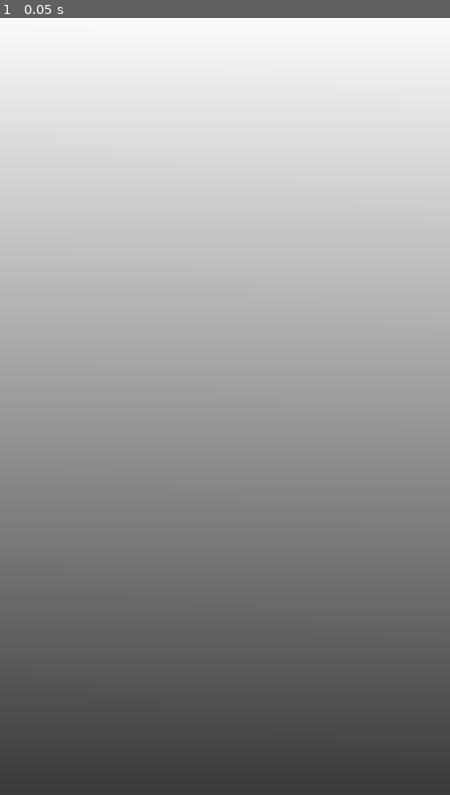
Above: before the commit, frame 1.
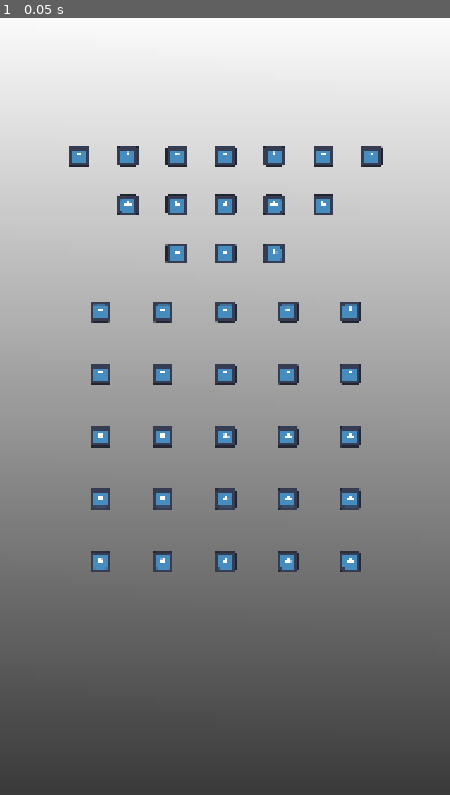
Above: after the commit, the same moment.

Repository: LeYohan-rgb/komikan
Game: Godot game, scene res://Scenes/game_scene.tscn
Same seed, same stepped clock (60 frames per second), same inputs: the game is played once before the commit and once after it. This scene is started directly instead of the project's main scene. The engine's default icon, where the game draws it, is replaced by a stand-in: a white triangle on a blue panel in a dark square.
Inputs:
- Up to frame 1 (0.05 s): no input

The runs differ from the first frame. In frame 1, 5.0% of the frame differs, in the area x 15-86%, y 16-72%.

Commit message:
Made board layout

Diff:
--- a/Scenes/game_scene.tscn
+++ b/Scenes/game_scene.tscn
@@ -1,4 +1,6 @@
 [gd_scene format=3 uid="uid://hutq0vv3okvx"]
+
+[ext_resource type="PackedScene" uid="uid://bcea2io7e6nmc" path="res://Scenes/tile.tscn" id="1_x87qo"]
 
 [sub_resource type="Gradient" id="Gradient_oqyrl"]
 colors = PackedColorArray(0.23031491, 0.23031494, 0.23031494, 1, 1, 1, 1, 1)
@@ -27,3 +29,228 @@
 grow_horizontal = 2
 grow_vertical = 2
 theme_override_styles/panel = SubResource("StyleBoxTexture_x87qo")
+
+[node name="game_scene_layout" type="VBoxContainer" parent="." unique_id=1580218819]
+layout_mode = 1
+anchors_preset = 15
+anchor_right = 1.0
+anchor_bottom = 1.0
+grow_horizontal = 2
+grow_vertical = 2
+
+[node name="HBoxContainer" type="HBoxContainer" parent="game_scene_layout" unique_id=1785095648]
+layout_mode = 2
+size_flags_vertical = 3
+
+[node name="board_layout" type="VBoxContainer" parent="game_scene_layout" unique_id=1897810373]
+layout_mode = 2
+size_flags_vertical = 3
+size_flags_stretch_ratio = 5.0
+
+[node name="triangle_board" type="GridContainer" parent="game_scene_layout/board_layout" unique_id=723485615]
+layout_mode = 2
+size_flags_horizontal = 4
+size_flags_vertical = 6
+theme_override_constants/h_separation = 67
+columns = 7
+
+[node name="GridContainer" type="GridContainer" parent="game_scene_layout/board_layout/triangle_board" unique_id=1292081795]
+layout_mode = 2
+theme_override_constants/v_separation = 67
+
+[node name="tile" parent="game_scene_layout/board_layout/triangle_board/GridContainer" unique_id=1331111654 instance=ExtResource("1_x87qo")]
+custom_minimum_size = Vector2(50, 50)
+layout_mode = 2
+
+[node name="GridContainer2" type="GridContainer" parent="game_scene_layout/board_layout/triangle_board" unique_id=1380362969]
+layout_mode = 2
+theme_override_constants/v_separation = 67
+
+[node name="tile" parent="game_scene_layout/board_layout/triangle_board/GridContainer2" unique_id=1472585669 instance=ExtResource("1_x87qo")]
+custom_minimum_size = Vector2(50, 50)
+layout_mode = 2
+
+[node name="tile2" parent="game_scene_layout/board_layout/triangle_board/GridContainer2" unique_id=1345619771 instance=ExtResource("1_x87qo")]
+custom_minimum_size = Vector2(50, 50)
+layout_mode = 2
+
+[node name="GridContainer3" type="GridContainer" parent="game_scene_layout/board_layout/triangle_board" unique_id=1370903868]
+layout_mode = 2
+theme_override_constants/v_separation = 67
+
+[node name="tile" parent="game_scene_layout/board_layout/triangle_board/GridContainer3" unique_id=624398797 instance=ExtResource("1_x87qo")]
+custom_minimum_size = Vector2(50, 50)
+layout_mode = 2
+
+[node name="tile2" parent="game_scene_layout/board_layout/triangle_board/GridContainer3" unique_id=1178471661 instance=ExtResource("1_x87qo")]
+custom_minimum_size = Vector2(50, 50)
+layout_mode = 2
+
+[node name="tile3" parent="game_scene_layout/board_layout/triangle_board/GridContainer3" unique_id=1534843323 instance=ExtResource("1_x87qo")]
+custom_minimum_size = Vector2(50, 50)
+layout_mode = 2
+
+[node name="GridContainer4" type="GridContainer" parent="game_scene_layout/board_layout/triangle_board" unique_id=1920645385]
+layout_mode = 2
+theme_override_constants/v_separation = 67
+
+[node name="tile" parent="game_scene_layout/board_layout/triangle_board/GridContainer4" unique_id=770614911 instance=ExtResource("1_x87qo")]
+custom_minimum_size = Vector2(50, 50)
+layout_mode = 2
+
+[node name="tile2" parent="game_scene_layout/board_layout/triangle_board/GridContainer4" unique_id=1647229703 instance=ExtResource("1_x87qo")]
+custom_minimum_size = Vector2(50, 50)
+layout_mode = 2
+
+[node name="tile3" parent="game_scene_layout/board_layout/triangle_board/GridContainer4" unique_id=508963051 instance=ExtResource("1_x87qo")]
+custom_minimum_size = Vector2(50, 50)
+layout_mode = 2
+
+[node name="GridContainer5" type="GridContainer" parent="game_scene_layout/board_layout/triangle_board" unique_id=1836124627]
+layout_mode = 2
+theme_override_constants/v_separation = 67
+
+[node name="tile" parent="game_scene_layout/board_layout/triangle_board/GridContainer5" unique_id=1111032601 instance=ExtResource("1_x87qo")]
+custom_minimum_size = Vector2(50, 50)
+layout_mode = 2
+
+[node name="tile2" parent="game_scene_layout/board_layout/triangle_board/GridContainer5" unique_id=101207105 instance=ExtResource("1_x87qo")]
+custom_minimum_size = Vector2(50, 50)
+layout_mode = 2
+
+[node name="tile3" parent="game_scene_layout/board_layout/triangle_board/GridContainer5" unique_id=303004866 instance=ExtResource("1_x87qo")]
+custom_minimum_size = Vector2(50, 50)
+layout_mode = 2
+
+[node name="GridContainer6" type="GridContainer" parent="game_scene_layout/board_layout/triangle_board" unique_id=869466926]
+layout_mode = 2
+theme_override_constants/v_separation = 67
+
+[node name="tile" parent="game_scene_layout/board_layout/triangle_board/GridContainer6" unique_id=332566670 instance=ExtResource("1_x87qo")]
+custom_minimum_size = Vector2(50, 50)
+layout_mode = 2
+
+[node name="tile2" parent="game_scene_layout/board_layout/triangle_board/GridContainer6" unique_id=1340308434 instance=ExtResource("1_x87qo")]
+custom_minimum_size = Vector2(50, 50)
+layout_mode = 2
+
+[node name="GridContainer7" type="GridContainer" parent="game_scene_layout/board_layout/triangle_board" unique_id=613261556]
+layout_mode = 2
+theme_override_constants/v_separation = 67
+
+[node name="tile" parent="game_scene_layout/board_layout/triangle_board/GridContainer7" unique_id=1364329826 instance=ExtResource("1_x87qo")]
+custom_minimum_size = Vector2(50, 50)
+layout_mode = 2
+
+[node name="big_square_board" type="GridContainer" parent="game_scene_layout/board_layout" unique_id=53629640]
+layout_mode = 2
+size_flags_horizontal = 4
+size_flags_vertical = 2
+size_flags_stretch_ratio = 2.0
+theme_override_constants/h_separation = 100
+theme_override_constants/v_separation = 100
+columns = 5
+
+[node name="tile" parent="game_scene_layout/board_layout/big_square_board" unique_id=2042005249 instance=ExtResource("1_x87qo")]
+custom_minimum_size = Vector2(50, 50)
+layout_mode = 2
+
+[node name="tile2" parent="game_scene_layout/board_layout/big_square_board" unique_id=1564875243 instance=ExtResource("1_x87qo")]
+custom_minimum_size = Vector2(50, 50)
+layout_mode = 2
+
+[node name="tile3" parent="game_scene_layout/board_layout/big_square_board" unique_id=1392585785 instance=ExtResource("1_x87qo")]
+custom_minimum_size = Vector2(50, 50)
+layout_mode = 2
+
+[node name="tile4" parent="game_scene_layout/board_layout/big_square_board" unique_id=83041954 instance=ExtResource("1_x87qo")]
+custom_minimum_size = Vector2(50, 50)
+layout_mode = 2
+
+[node name="tile5" parent="game_scene_layout/board_layout/big_square_board" unique_id=1776810209 instance=ExtResource("1_x87qo")]
+custom_minimum_size = Vector2(50, 50)
+layout_mode = 2
+
+[node name="tile6" parent="game_scene_layout/board_layout/big_square_board" unique_id=1561313850 instance=ExtResource("1_x87qo")]
+custom_minimum_size = Vector2(50, 50)
+layout_mode = 2
+
+[node name="tile7" parent="game_scene_layout/board_layout/big_square_board" unique_id=548505014 instance=ExtResource("1_x87qo")]
+custom_minimum_size = Vector2(50, 50)
+layout_mode = 2
+
+[node name="tile8" parent="game_scene_layout/board_layout/big_square_board" unique_id=1972821514 instance=ExtResource("1_x87qo")]
+custom_minimum_size = Vector2(50, 50)
+layout_mode = 2
+
+[node name="tile9" parent="game_scene_layout/board_layout/big_square_board" unique_id=1295841130 instance=ExtResource("1_x87qo")]
+custom_minimum_size = Vector2(50, 50)
+layout_mode = 2
+
+[node name="tile10" parent="game_scene_layout/board_layout/big_square_board" unique_id=1627703811 instance=ExtResource("1_x87qo")]
+custom_minimum_size = Vector2(50, 50)
+layout_mode = 2
+
+[node name="tile11" parent="game_scene_layout/board_layout/big_square_board" unique_id=272307940 instance=ExtResource("1_x87qo")]
+custom_minimum_size = Vector2(50, 50)
+layout_mode = 2
+
+[node name="tile12" parent="game_scene_layout/board_layout/big_square_board" unique_id=682307420 instance=ExtResource("1_x87qo")]
+custom_minimum_size = Vector2(50, 50)
+layout_mode = 2
+
+[node name="tile13" parent="game_scene_layout/board_layout/big_square_board" unique_id=406171312 instance=ExtResource("1_x87qo")]
+custom_minimum_size = Vector2(50, 50)
+layout_mode = 2
+
+[node name="tile14" parent="game_scene_layout/board_layout/big_square_board" unique_id=1778559568 instance=ExtResource("1_x87qo")]
+custom_minimum_size = Vector2(50, 50)
+layout_mode = 2
+
+[node name="tile15" parent="game_scene_layout/board_layout/big_square_board" unique_id=482054434 instance=ExtResource("1_x87qo")]
+custom_minimum_size = Vector2(50, 50)
+layout_mode = 2
+
+[node name="tile16" parent="game_scene_layout/board_layout/big_square_board" unique_id=1462957809 instance=ExtResource("1_x87qo")]
+custom_minimum_size = Vector2(50, 50)
+layout_mode = 2
+
+[node name="tile17" parent="game_scene_layout/board_layout/big_square_board" unique_id=628271975 instance=ExtResource("1_x87qo")]
+custom_minimum_size = Vector2(50, 50)
+layout_mode = 2
+
+[node name="tile18" parent="game_scene_layout/board_layout/big_square_board" unique_id=21111786 instance=ExtResource("1_x87qo")]
+custom_minimum_size = Vector2(50, 50)
+layout_mode = 2
+
+[node name="tile19" parent="game_scene_layout/board_layout/big_square_board" unique_id=942549088 instance=ExtResource("1_x87qo")]
+custom_minimum_size = Vector2(50, 50)
+layout_mode = 2
+
+[node name="tile20" parent="game_scene_layout/board_layout/big_square_board" unique_id=918917612 instance=ExtResource("1_x87qo")]
+custom_minimum_size = Vector2(50, 50)
+layout_mode = 2
+
+[node name="tile21" parent="game_scene_layout/board_layout/big_square_board" unique_id=309736119 instance=ExtResource("1_x87qo")]
+custom_minimum_size = Vector2(50, 50)
+layout_mode = 2
+
+[node name="tile22" parent="game_scene_layout/board_layout/big_square_board" unique_id=918789883 instance=ExtResource("1_x87qo")]
+custom_minimum_size = Vector2(50, 50)
+layout_mode = 2
+
+[node name="tile23" parent="game_scene_layout/board_layout/big_square_board" unique_id=1766822584 instance=ExtResource("1_x87qo")]
+custom_minimum_size = Vector2(50, 50)
+layout_mode = 2
+
+[node name="tile24" parent="game_scene_layout/board_layout/big_square_board" unique_id=1450365829 instance=ExtResource("1_x87qo")]
+custom_minimum_size = Vector2(50, 50)
+layout_mode = 2
+
+[node name="tile25" parent="game_scene_layout/board_layout/big_square_board" unique_id=1690990126 instance=ExtResource("1_x87qo")]
+custom_minimum_size = Vector2(50, 50)
+layout_mode = 2
+
+[node name="HBoxContainer2" type="HBoxContainer" parent="game_scene_layout" unique_id=550687585]
+layout_mode = 2
+size_flags_vertical = 3
--- /dev/null
+++ b/Scenes/tile.tscn
@@ -0,0 +1,14 @@
+[gd_scene format=3 uid="uid://bcea2io7e6nmc"]
+
+[ext_resource type="Texture2D" uid="uid://dvfroeb7kkw8u" path="res://icon.svg" id="1_xsjyq"]
+
+[node name="tile" type="Control" unique_id=1331111654]
+layout_mode = 3
+anchors_preset = 0
+offset_right = 50.0
+offset_bottom = 50.0
+
+[node name="Sprite2D" type="Sprite2D" parent="." unique_id=1189331750]
+position = Vector2(26, 26)
+scale = Vector2(0.390625, 0.390625)
+texture = ExtResource("1_xsjyq")
